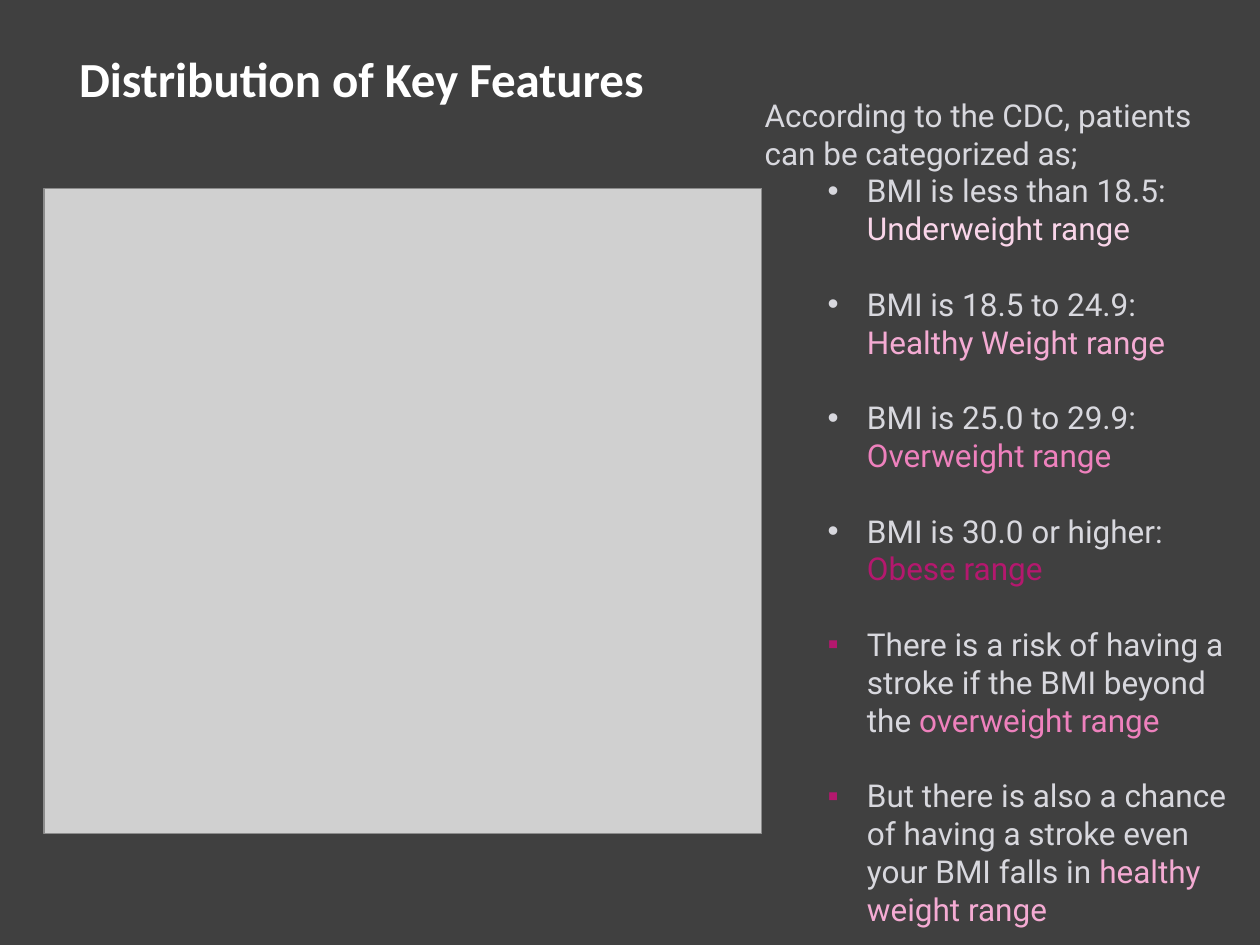
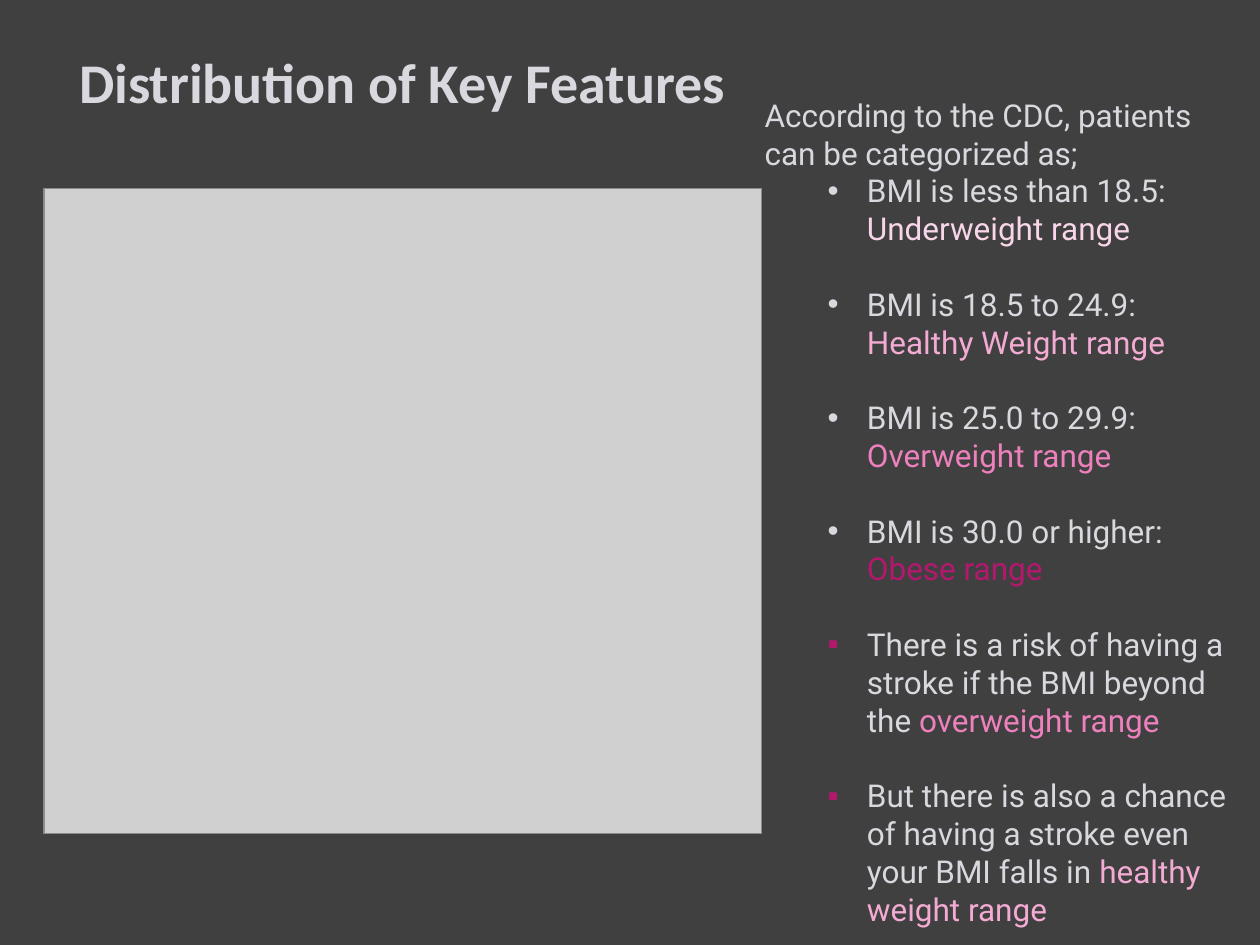
Before and after one commit to sheha919/Stroke_Prediction, a slide deck: slide 6 of stroke_pred_presentation.pptx. Drawn at 1260x945 pixels with LibreOffice and Linux fonts; fonts in the diff are those of the drawing; grey boxes stand for pictures. Boxes give left, top, right and bottom in pixels: in the first picture for what was removed or moved away, otherwise in the second. Text is boxed around its words. In the diff, an @@ line names an element or a change of style, - is before the commit and + after.

```diff
--- a/stroke_pred_presentation.pptx
+++ b/stroke_pred_presentation.pptx
@@ text "Distribution of Key Features" at (x1=79, y1=63, x2=724, y2=112): size 28 to 32 pt, text colour #FFFFFF to #D8D8DE @@
```
Also in this commit, not shown: 10 other slides changed, 2 slides added, 1 slide removed.
